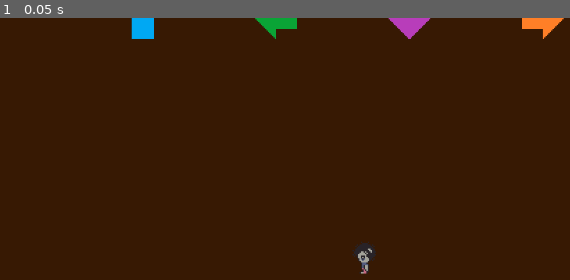
Above: before the commit, frame 1.
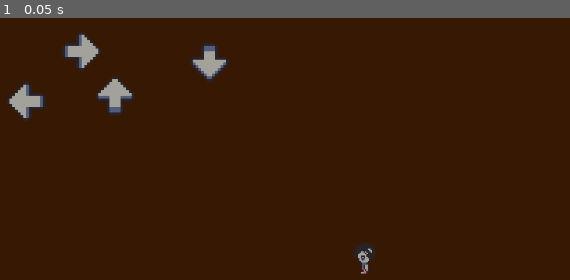
Above: after the commit, the same moment.

Repository: EvlNrostA/MiniJam144
Game: Godot game, scene res://Levels/GuitarHero/GuitarHero.tscn
Two runs of this game, one before a commit and one after it. Both use one fixed random seed, a clock stepped at 60 frames per second and the inputs below. The project has no main scene, so this scene is started directly.
Inputs:
- Up to frame 1 (0.05 s): no input

The runs differ from the first frame. In frame 1, 3.5% of the frame differs, in the area x 1-99%, y 0-40%.

Commit message:
Add new arrow pngs

Diff:
--- a/Arial's Nightmares/Levels/GuitarHero/GuitarHero.tscn
+++ b/Arial's Nightmares/Levels/GuitarHero/GuitarHero.tscn
@@ -1,10 +1,11 @@
 [gd_scene load_steps=10 format=3 uid="uid://cat12w8nvcmim"]
 
-[ext_resource type="Texture2D" uid="uid://cpl57jn18fci5" path="res://Levels/GuitarHero/down.png" id="1_rndhy"]
-[ext_resource type="Texture2D" uid="uid://bu66pyxwhfw2f" path="res://Levels/GuitarHero/left.png" id="2_tvp2t"]
-[ext_resource type="Texture2D" uid="uid://1kb5w6whfsbx" path="res://Levels/GuitarHero/right.png" id="3_ef5r5"]
-[ext_resource type="Texture2D" uid="uid://udatplb04yiy" path="res://Levels/GuitarHero/up.png" id="4_x0ksa"]
+[ext_resource type="Script" path="res://Levels/GuitarHero/StateManager.gd" id="1_dkjhl"]
+[ext_resource type="PackedScene" uid="uid://cl555ewlix1ct" path="res://Nodes/Arrows/DownArrow.tscn" id="3_kl3ji"]
+[ext_resource type="PackedScene" uid="uid://m8o1yptwqojb" path="res://Nodes/Arrows/UpArow.tscn" id="4_gpedj"]
+[ext_resource type="PackedScene" uid="uid://blfqbelwg3cp4" path="res://Nodes/Arrows/LeftArrow.tscn" id="5_d3gsj"]
 [ext_resource type="PackedScene" uid="uid://b11hooauu7282" path="res://Nodes/Player/PlayerNodeTamplate.tscn" id="5_n5yia"]
+[ext_resource type="PackedScene" uid="uid://ctp7c0awj0ddi" path="res://Nodes/Arrows/RightArrow.tscn" id="6_8orsv"]
 [ext_resource type="Script" path="res://Levels/GuitarHero/GuitarHeroPlayer.gd" id="6_ecoko"]
 
 [sub_resource type="RectangleShape2D" id="RectangleShape2D_gd6y7"]
@@ -12,9 +13,8 @@
 
 [sub_resource type="AudioStreamMP3" id="AudioStreamMP3_y0mb2"]
 
-[sub_resource type="RectangleShape2D" id="RectangleShape2D_uw3ry"]
-
 [node name="GuitarHero" type="Node2D"]
+script = ExtResource("1_dkjhl")
 
 [node name="ColorRect" type="ColorRect" parent="."]
 offset_right = 1152.0
@@ -34,50 +34,17 @@
 [node name="AudioStreamPlayer" type="AudioStreamPlayer" parent="."]
 stream = SubResource("AudioStreamMP3_y0mb2")
 
-[node name="DownArrow" type="Area2D" parent="."]
+[node name="DownArrow" parent="." instance=ExtResource("3_kl3ji")]
+position = Vector2(352, 64)
 
-[node name="Down" type="Sprite2D" parent="DownArrow"]
-position = Vector2(640, 0)
-scale = Vector2(2, 2)
-texture = ExtResource("1_rndhy")
+[node name="UpArrow" parent="." instance=ExtResource("4_gpedj")]
+position = Vector2(216, 112)
 
-[node name="CollisionShape2D" type="CollisionShape2D" parent="DownArrow"]
-position = Vector2(640, 0)
-scale = Vector2(3, 3)
-shape = SubResource("RectangleShape2D_uw3ry")
+[node name="LeftArrow" parent="." instance=ExtResource("5_d3gsj")]
+position = Vector2(88, 120)
 
-[node name="UpArrow" type="Area2D" parent="."]
+[node name="RightArrow" parent="." instance=ExtResource("6_8orsv")]
+position = Vector2(168, 48)
 
-[node name="Up" type="Sprite2D" parent="UpArrow"]
-position = Vector2(256, 0)
-scale = Vector2(2, 2)
-texture = ExtResource("4_x0ksa")
-
-[node name="CollisionShape2D" type="CollisionShape2D" parent="UpArrow"]
-position = Vector2(640, 0)
-scale = Vector2(3, 3)
-shape = SubResource("RectangleShape2D_uw3ry")
-
-[node name="LeftArrow" type="Area2D" parent="."]
-
-[node name="Left" type="Sprite2D" parent="LeftArrow"]
-position = Vector2(448, 0)
-scale = Vector2(2, 2)
-texture = ExtResource("2_tvp2t")
-
-[node name="CollisionShape2D" type="CollisionShape2D" parent="LeftArrow"]
-position = Vector2(640, 0)
-scale = Vector2(3, 3)
-shape = SubResource("RectangleShape2D_uw3ry")
-
-[node name="RightArrow" type="Area2D" parent="."]
-
-[node name="Right" type="Sprite2D" parent="RightArrow"]
-position = Vector2(832, 0)
-scale = Vector2(2, 2)
-texture = ExtResource("3_ef5r5")
-
-[node name="CollisionShape2D" type="CollisionShape2D" parent="RightArrow"]
-position = Vector2(640, 0)
-scale = Vector2(3, 3)
-shape = SubResource("RectangleShape2D_uw3ry")
+[node name="LevelTimer" type="Timer" parent="."]
+one_shot = true
--- a/Arial's Nightmares/Levels/GuitarHero/GuitarHeroPlayer.gd
+++ b/Arial's Nightmares/Levels/GuitarHero/GuitarHeroPlayer.gd
@@ -1,19 +1,19 @@
-extends Node
+extends Player_library
 
-@onready var song_file_path = "res://Levels/GuitarHero/Ed-Sheeran-Perfect-Midi-File.mp3"
-@onready var arrows = [
-		$"../UpArrow",
-		$"../LeftArrow",
-		$"../DownArrow",
-		$"../RightArrow"
-	]
+@onready var level_timer = $"../LevelTimer"
+@onready var manager = get_parent()
 
 func _ready():
-	#AudioStreamPlayer
-	var song_file = FileAccess.open(song_file_path, FileAccess.READ)
-	var sound = AudioStreamMP3.new()
-	sound.data = song_file.get_buffer(song_file.get_length())
-	print(sound.data.slice(0, 100))
+	level_timer.timeout.connect(lost_game)
 
 func _process(delta):
+	#
 	pass
+
+func lost_game():
+	print("Lost Game")
+	GManager.next_level()
+
+func won_game():
+	print("Won Game")
+	GManager.next_level()
--- /dev/null
+++ b/Arial's Nightmares/Levels/GuitarHero/StateManager.gd
@@ -0,0 +1,40 @@
+extends Node2D
+
+var difficulties = {
+	"easy": {
+
+	},
+	"normal": {
+
+	},
+	"hard": {
+
+	},
+}
+
+@onready var song_file_path = "res://Levels/GuitarHero/Ed-Sheeran-Perfect-Midi-File.mp3"
+@onready var player = $"Player_Tamplate"
+@onready var level_timer = $"LevelTimer"
+@onready var arrows = [
+		$"../UpArrow",
+		$"../LeftArrow",
+		$"../DownArrow",
+		$"../RightArrow"
+	]
+
+func _ready():
+	start("normal")
+
+func start(selected_difficulty):
+	var difficulty = difficulties[selected_difficulty]
+
+	# Start code
+
+	#level_timer.wait_time = difficulty.level_timer
+	#level_timer.start()
+
+	#AudioStreamPlayer
+	#var song_file = FileAccess.open(song_file_path, FileAccess.READ)
+	#var sound = AudioStreamMP3.new()
+	#sound.data = song_file.get_buffer(song_file.get_length())
+	#print(sound.data.slice(0, 100))
--- a/Arial's Nightmares/Levels/Whackamole/StateManager.gd
+++ b/Arial's Nightmares/Levels/Whackamole/StateManager.gd
@@ -1,4 +1,4 @@
-extends Node
+extends Node2D
 
 var difficulties = {
 	"easy": {
@@ -25,8 +25,8 @@
 }
 
 @onready var noam_fogle_scene = preload("res://Nodes/Enemys/NoamFogle.tscn")
-@onready var player = $"../Player_Tamplate"
-@onready var level_timer = $"../LevelTimer"
+@onready var player = $"Player_Tamplate"
+@onready var level_timer = $"LevelTimer"
 
 var noam_fogle_count
 var noam_fogles # Remove?
--- a/Arial's Nightmares/Levels/Whackamole/Whackamole.tscn
+++ b/Arial's Nightmares/Levels/Whackamole/Whackamole.tscn
@@ -3,9 +3,10 @@
 [ext_resource type="PackedScene" uid="uid://b11hooauu7282" path="res://Nodes/Player/PlayerNodeTamplate.tscn" id="1_7vt5w"]
 [ext_resource type="Texture2D" uid="uid://6u36ik2qi4mj" path="res://Levels/Whackamole/hole.png" id="1_eja8a"]
 [ext_resource type="Script" path="res://Levels/Whackamole/StateManager.gd" id="2_4ggw8"]
-[ext_resource type="Script" path="res://Levels/Whackamole/Player_Whackamole_Script.gd" id="2_kdedg"]
+[ext_resource type="Script" path="res://Levels/Whackamole/WhackamolePlayer.gd" id="2_kdedg"]
 
 [node name="Whackamole" type="Node2D"]
+script = ExtResource("2_4ggw8")
 
 [node name="ColorRect" type="ColorRect" parent="."]
 offset_right = 1152.0
@@ -42,9 +43,6 @@
 texture = ExtResource("1_eja8a")
 metadata/occupied = false
 
-[node name="StateManager" type="Node" parent="."]
-script = ExtResource("2_4ggw8")
-
 [node name="Player_Tamplate" parent="." instance=ExtResource("1_7vt5w")]
 position = Vector2(440, 352)
 script = ExtResource("2_kdedg")
--- a/Arial's Nightmares/Levels/Whackamole/Player_Whackamole_Script.gd
+++ b/Arial's Nightmares/Levels/Whackamole/WhackamolePlayer.gd
@@ -1,7 +1,7 @@
 extends Player_library
 
 @onready var level_timer = $"../LevelTimer"
-@onready var manager = $"../StateManager"
+@onready var manager = get_parent()
 @onready var killed_count = 0
 
 func _ready():
@@ -17,12 +17,9 @@
 	if (killed_count == manager.noam_fogle_count):
 		won_game()
 
-func game_over():
-	pass
-
 func lost_game():
 	print("Lost Game")
-	GManager.next_level()
+	GManager.game_over()
 
 func won_game():
 	print("Won Game")
--- /dev/null
+++ b/Arial's Nightmares/Nodes/Arrows/DownArrow.tscn
@@ -0,0 +1,14 @@
+[gd_scene load_steps=3 format=3 uid="uid://cl555ewlix1ct"]
+
+[ext_resource type="Texture2D" uid="uid://d017wyqelrtl3" path="res://Assets/Arrows/down.png" id="1_44ot7"]
+
+[sub_resource type="RectangleShape2D" id="RectangleShape2D_x5w8p"]
+
+[node name="DownArrow" type="Area2D"]
+scale = Vector2(2, 2)
+
+[node name="Down" type="Sprite2D" parent="."]
+texture = ExtResource("1_44ot7")
+
+[node name="CollisionShape2D" type="CollisionShape2D" parent="."]
+shape = SubResource("RectangleShape2D_x5w8p")
--- /dev/null
+++ b/Arial's Nightmares/Nodes/Arrows/LeftArrow.tscn
@@ -0,0 +1,14 @@
+[gd_scene load_steps=3 format=3 uid="uid://blfqbelwg3cp4"]
+
+[ext_resource type="Texture2D" uid="uid://dwo4llxmmvtkn" path="res://Assets/Arrows/left.png" id="1_08rlg"]
+
+[sub_resource type="RectangleShape2D" id="RectangleShape2D_7c43s"]
+
+[node name="LeftArrow" type="Area2D"]
+scale = Vector2(2, 2)
+
+[node name="Left" type="Sprite2D" parent="."]
+texture = ExtResource("1_08rlg")
+
+[node name="CollisionShape2D" type="CollisionShape2D" parent="."]
+shape = SubResource("RectangleShape2D_7c43s")
--- /dev/null
+++ b/Arial's Nightmares/Nodes/Arrows/RightArrow.tscn
@@ -0,0 +1,14 @@
+[gd_scene load_steps=3 format=3 uid="uid://ctp7c0awj0ddi"]
+
+[ext_resource type="Texture2D" uid="uid://wv11qjavc6dr" path="res://Assets/Arrows/right.png" id="1_q8wc7"]
+
+[sub_resource type="RectangleShape2D" id="RectangleShape2D_jlqgv"]
+
+[node name="RightArrow" type="Area2D"]
+scale = Vector2(2, 2)
+
+[node name="Right" type="Sprite2D" parent="."]
+texture = ExtResource("1_q8wc7")
+
+[node name="CollisionShape2D" type="CollisionShape2D" parent="."]
+shape = SubResource("RectangleShape2D_jlqgv")
--- /dev/null
+++ b/Arial's Nightmares/Nodes/Arrows/UpArow.tscn
@@ -0,0 +1,14 @@
+[gd_scene load_steps=3 format=3 uid="uid://m8o1yptwqojb"]
+
+[ext_resource type="Texture2D" uid="uid://frdkp0pggvih" path="res://Assets/Arrows/up.png" id="1_cbat6"]
+
+[sub_resource type="RectangleShape2D" id="RectangleShape2D_jlqgv"]
+
+[node name="UpArrow" type="Area2D"]
+scale = Vector2(2, 2)
+
+[node name="Up" type="Sprite2D" parent="."]
+texture = ExtResource("1_cbat6")
+
+[node name="CollisionShape2D" type="CollisionShape2D" parent="."]
+shape = SubResource("RectangleShape2D_jlqgv")
Binary file added: Arial's Nightmares/Assets/Arrows/down.png
Not shown, added: Arial's Nightmares/Assets/Arrows/down.png.import
Binary file added: Arial's Nightmares/Assets/Arrows/left.png
Not shown, added: Arial's Nightmares/Assets/Arrows/left.png.import
Binary file added: Arial's Nightmares/Assets/Arrows/right.png
Not shown, added: Arial's Nightmares/Assets/Arrows/right.png.import
Binary file added: Arial's Nightmares/Assets/Arrows/up.png
Not shown, added: Arial's Nightmares/Assets/Arrows/up.png.import
